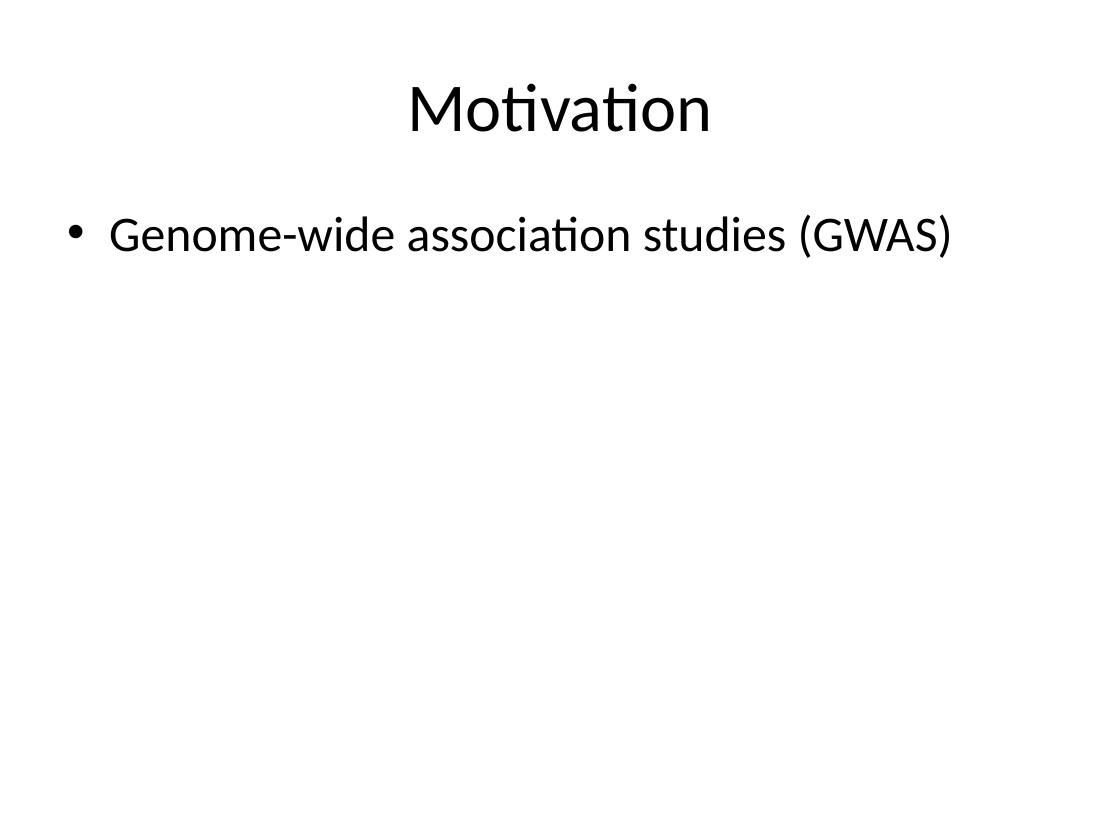
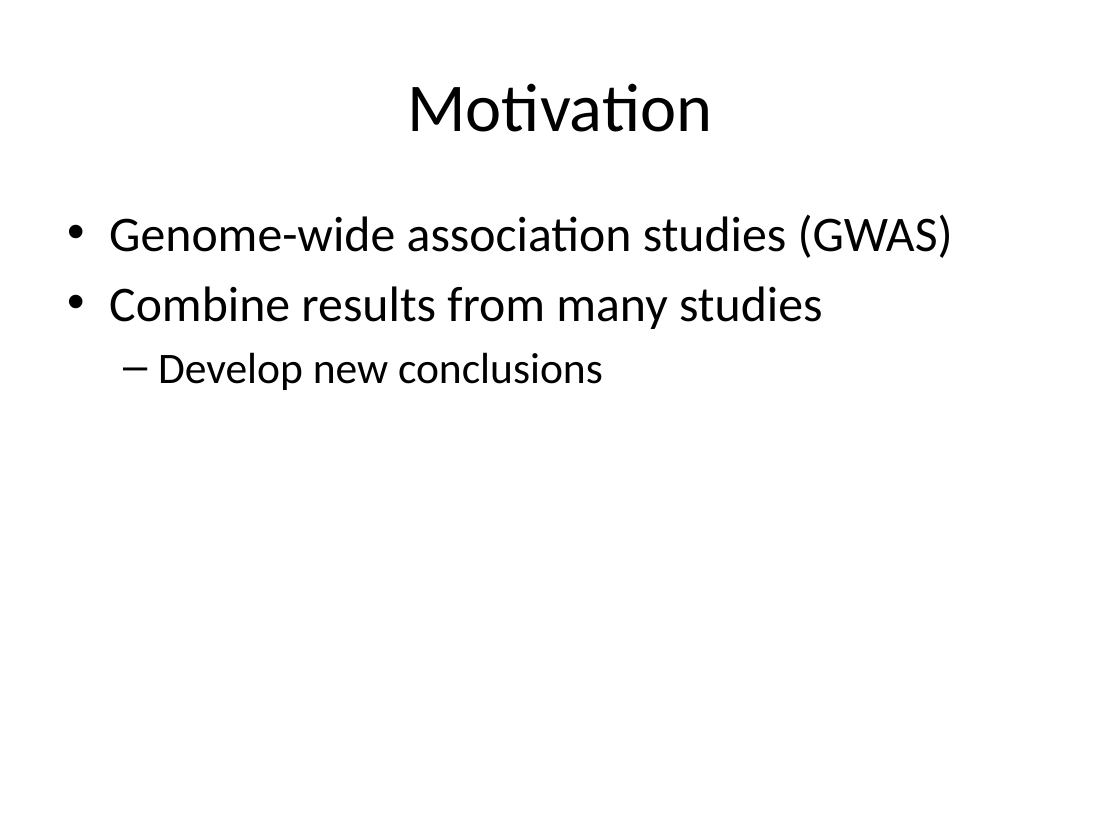
Before and after one commit to lankrist/ph_meta-analysis, a slide deck: slide 2 of meta_analysis_presentation.pptx. Drawn at 1120x840 pixels with LibreOffice and Linux fonts; fonts in the diff are those of the drawing; background and template pictures are left out. Boxes give left, top, right and bottom in pixels: in the first picture for what was removed or moved away, otherwise in the second. Text is boxed around its words. In the diff, an @@ line names an element or a change of style, - is before the commit and + after.

```diff
--- a/meta_analysis_presentation.pptx
+++ b/meta_analysis_presentation.pptx
@@ text at box(109, 286, 822, 390): paragraphs added @@
+• Combine results from many studies
+  – Develop new conclusions
```
